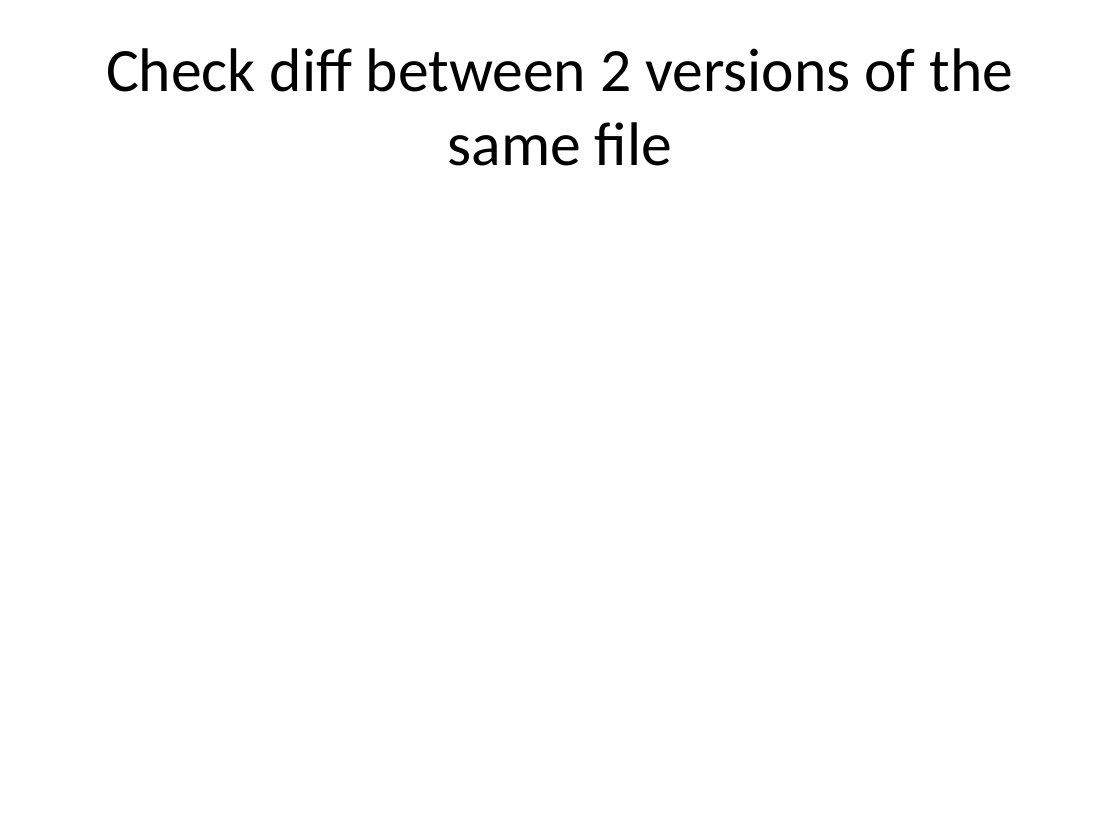
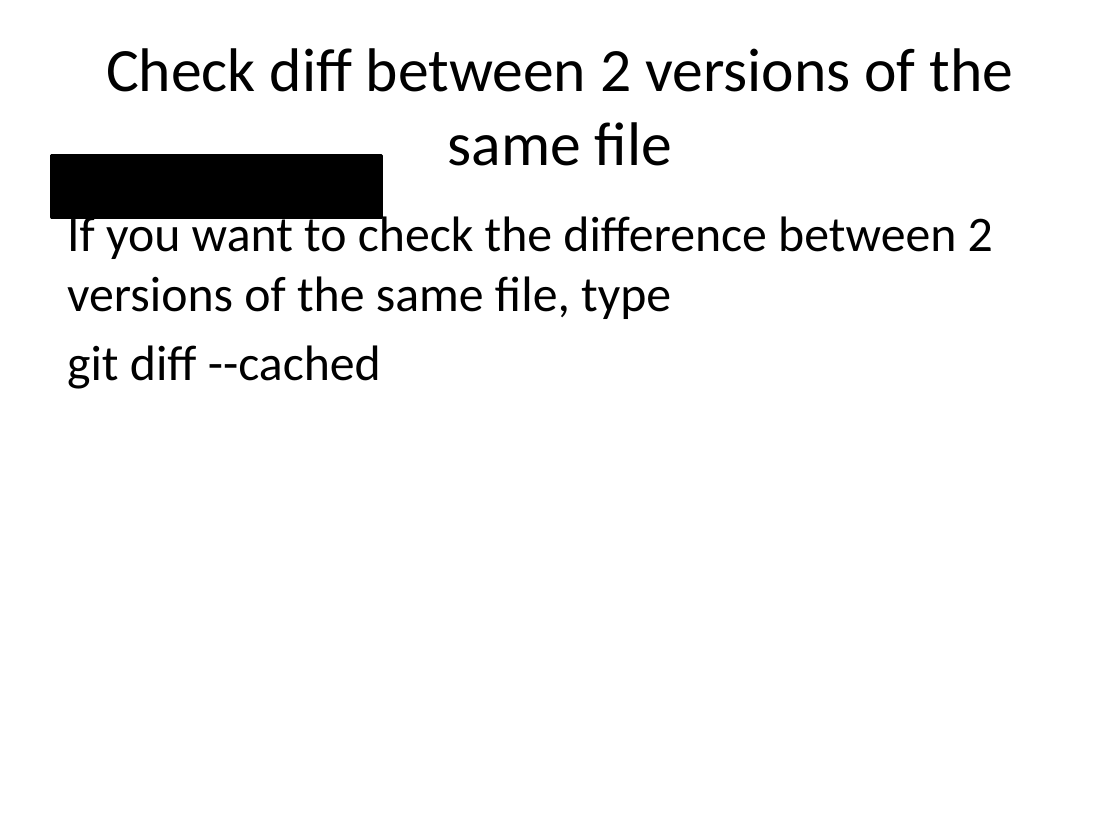
Before and after one commit to JaceTan/programming-notes, a slide deck: slide 9 of Github Commands.pptx. Drawn at 1120x840 pixels with LibreOffice and Linux fonts; fonts in the diff are those of the drawing. Boxes give left, top, right and bottom in pixels: in the first picture for what was removed or moved away, otherwise in the second. Text is boxed around its words. In the diff, an @@ line names an element or a change of style, - is before the commit and + after.

```diff
--- a/Github Commands.pptx
+++ b/Github Commands.pptx
@@ rectangle added at box(52, 156, 382, 217), fill #000000, outline #000000 2 pt @@
@@ text added at box(67, 210, 993, 389), 32 pt, text #000000 @@
+If you want to check the difference between 2 versions of the same file, type
+git diff --cached
```
Also in this commit, not shown: 4 other slides changed, 5 slides added, 4 slides removed.
